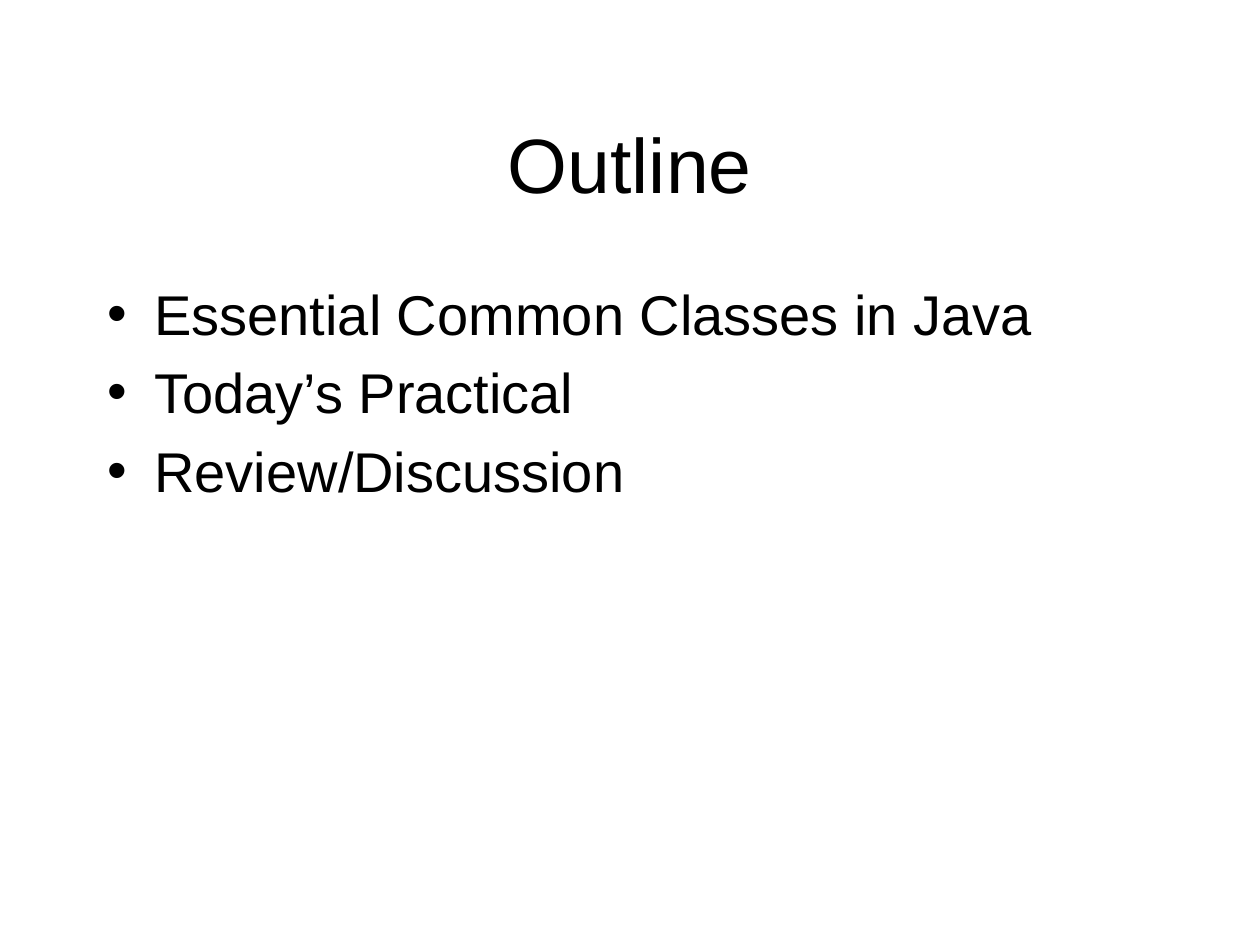
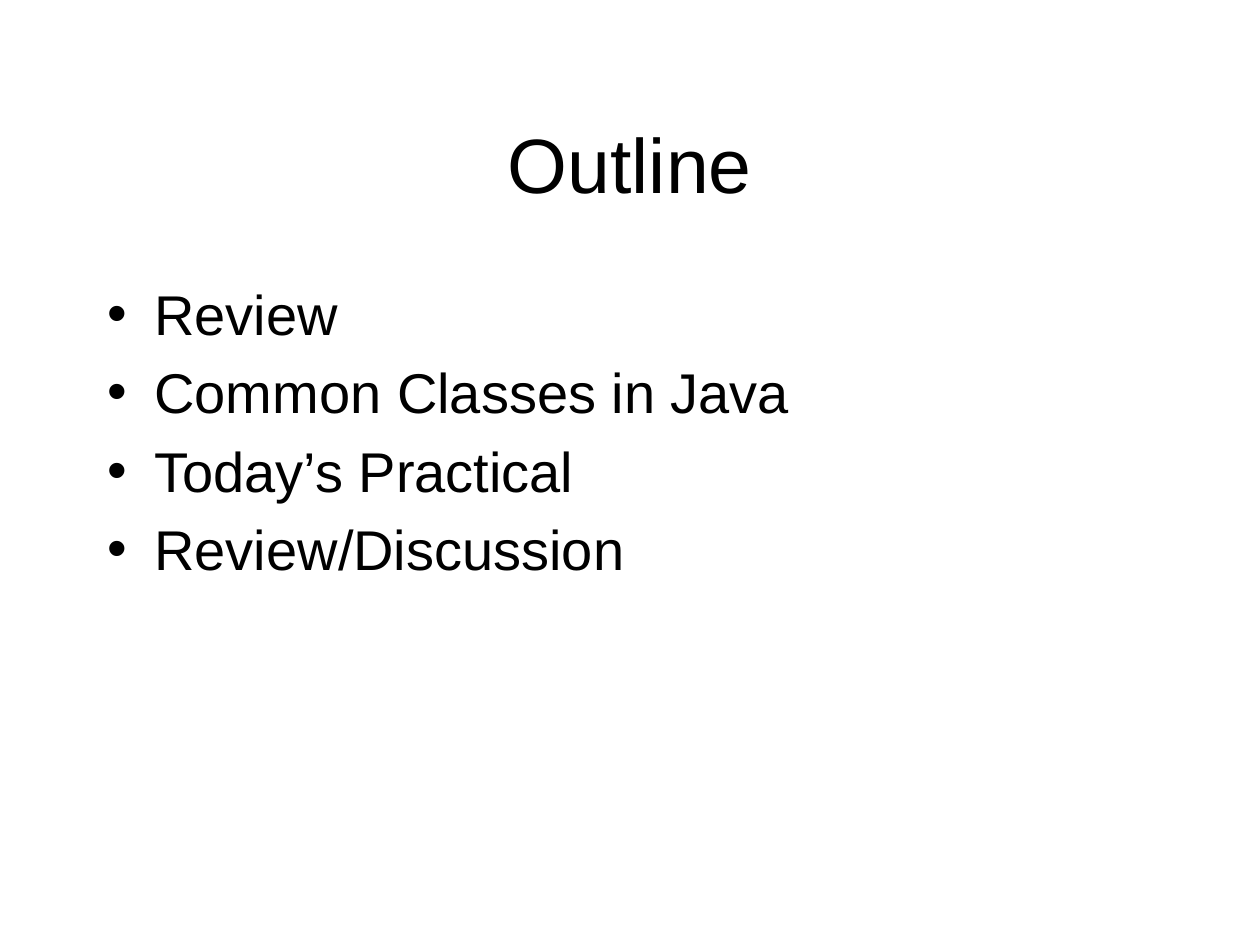
Before and after one commit to octaviordz/zjnu2017.github.io, a slide deck: slide 3 of OOP/lectures/090--Common.Classes.pptx (slide 2 before the commit). Drawn at 1260x945 pixels with LibreOffice and Linux fonts; fonts in the diff are those of the drawing. Boxes give left, top, right and bottom in pixels: in the first picture for what was removed or moved away, otherwise in the second. Text is boxed around its words. In the diff, an @@ line names an element or a change of style, - is before the commit and + after.

```diff
--- a/OOP/lectures/090--Common.Classes.pptx
+++ b/OOP/lectures/090--Common.Classes.pptx
@@ text at [154,294,789,414]: text changed @@
-• Essential Common Classes in Java
+• Review
+• Common Classes in Java
```
Also in this commit, not shown: 3 other slides changed, 25 slides added, 1 slide removed, 7 other files.
